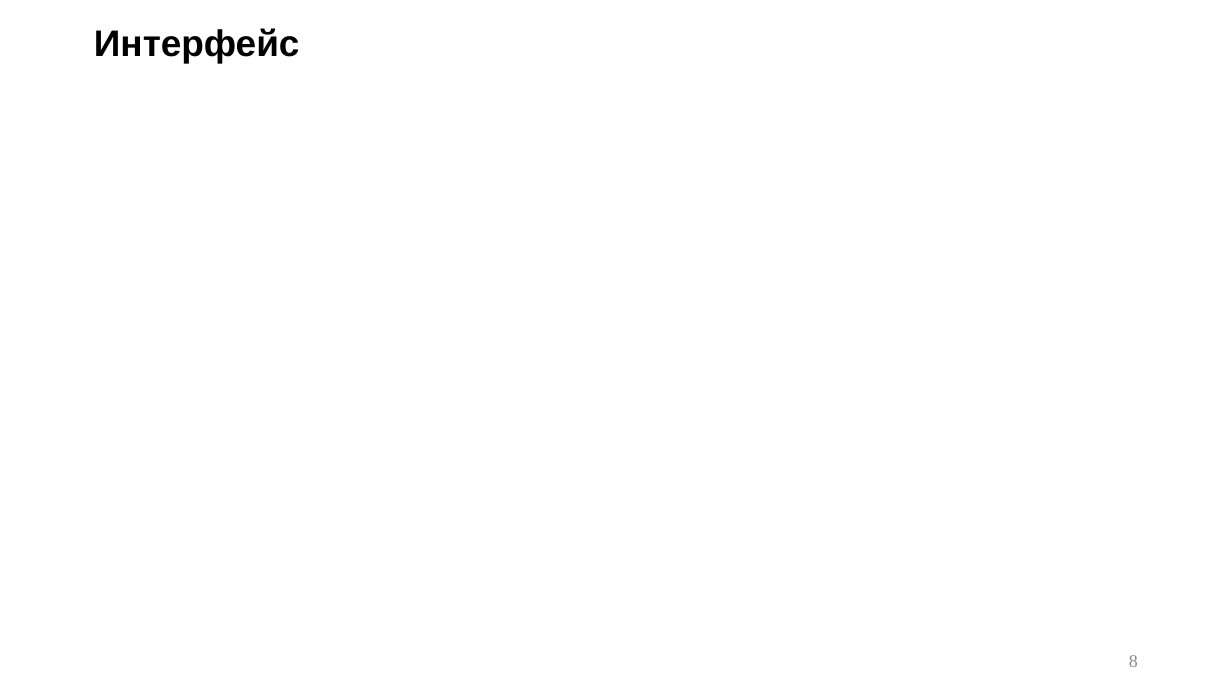
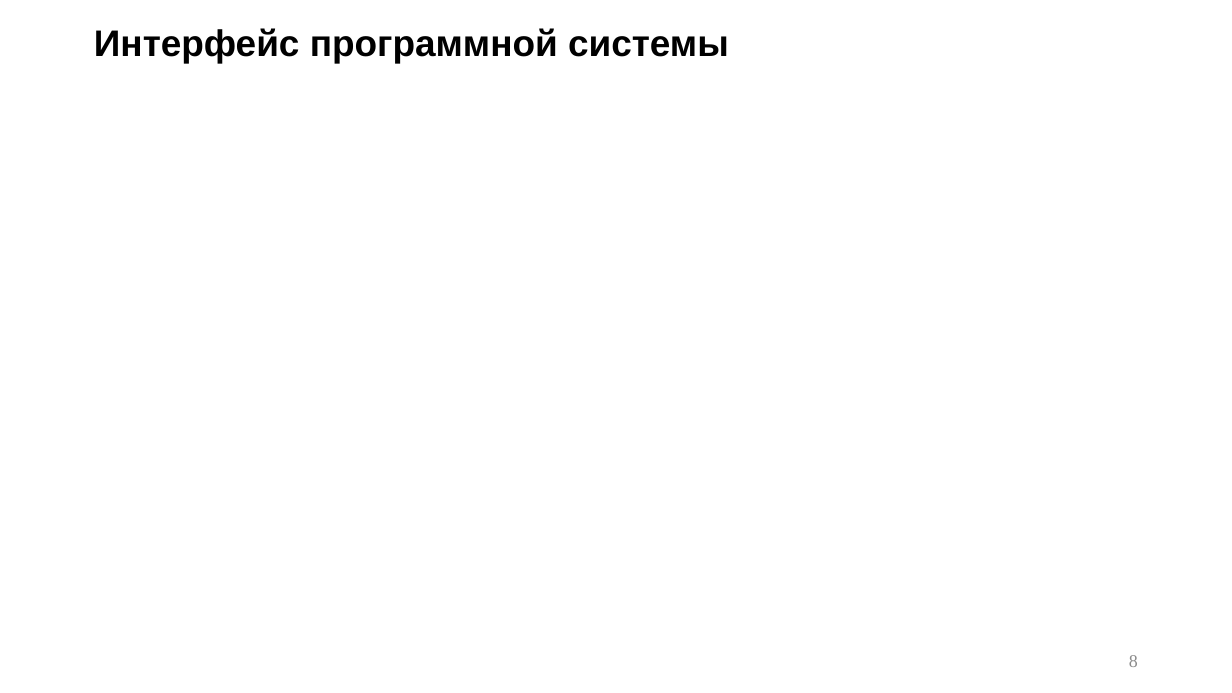
Before and after one commit to p6p62/RecognizerGenerator, a slide deck: slide 8 of Презентация на защиту.pptx. Drawn at 1232x693 pixels with LibreOffice and Linux fonts; fonts in the diff are those of the drawing. Boxes give left, top, right and bottom in pixels: in the first picture for what was removed or moved away, otherwise in the second. Text is boxed around its words. In the diff, an @@ line names an element or a change of style, - is before the commit and + after.

```diff
--- a/Презентация на защиту.pptx
+++ b/Презентация на защиту.pptx
@@ title at [94, 28, 729, 63]: text changed @@
-Интерфейс
+Интерфейс программной системы
```
Also in this commit, not shown: 4 other slides changed.
